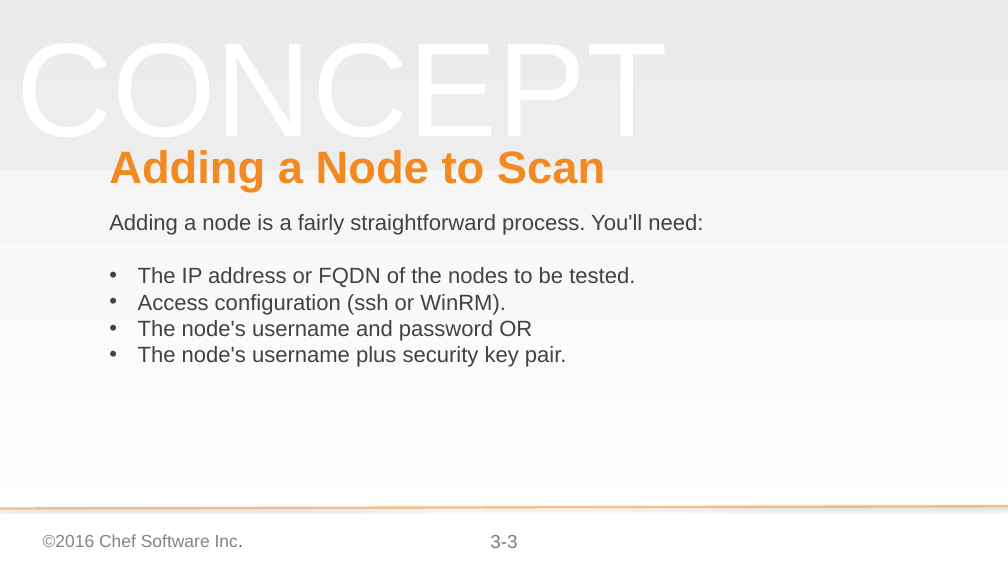
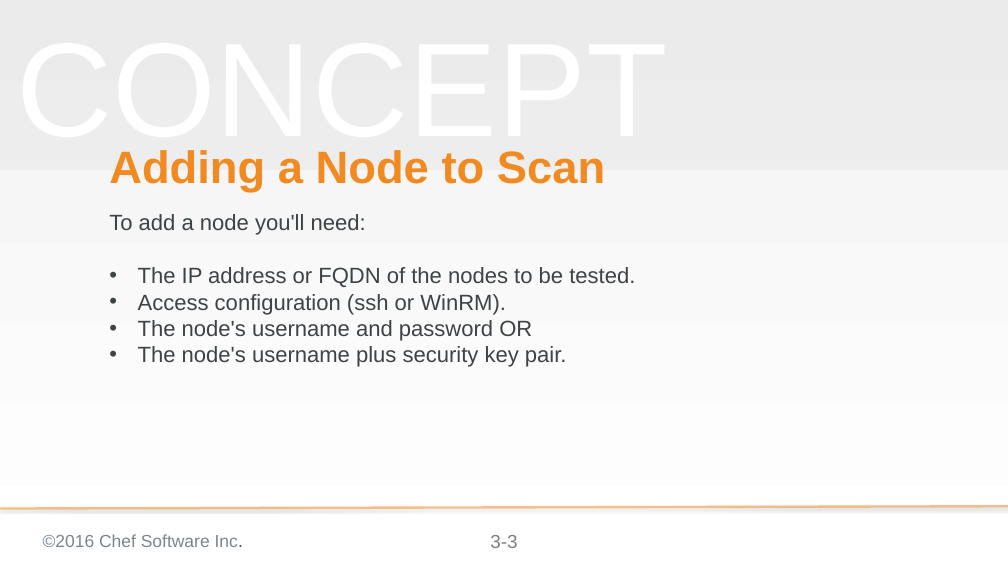
Before and after one commit to bchamby/chef-compliance-installation-configuration-operation, a slide deck: slide 3 of 03-initial-configuration-scans.pptx. Drawn at 1008x567 pixels with LibreOffice and Linux fonts; fonts in the diff are those of the drawing; background and template pictures are left out. Boxes give left, top, right and bottom in pixels: in the first picture for what was removed or moved away, otherwise in the second. Text is boxed around its words. In the diff, an @@ line names an element or a change of style, - is before the commit and + after.

```diff
--- a/03-initial-configuration-scans.pptx
+++ b/03-initial-configuration-scans.pptx
@@ subtitle at box(109, 214, 366, 235): text changed @@
-Adding a node is a fairly straightforward process. You'll need:
+To add a node you'll need:
```
Also in this commit, not shown: 9 other slides changed, 1 slide added, 2 slides removed.
